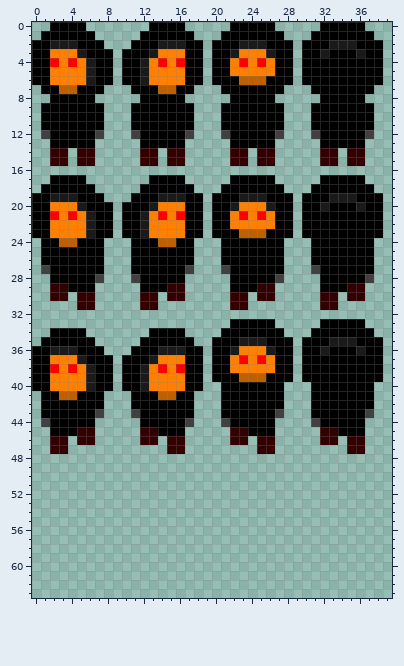
Pixel-art sprite -- core/assets/player_sheet.png. The picture above is the old version.
The file is 40x64 pixels.
And afterwards:
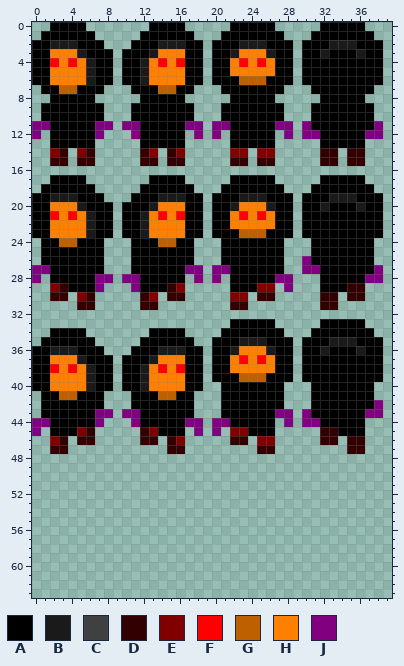
Palette (. is transparent): A #000000  B #1a1a1a  C #404040  D #320000  E #800000  F #ff0000  G #bf6000  H #ff8000  J #800080
Change:
The author changed colour D to colour E in row 14 at x 2, 5, 13, 16, 22 to 23 and 25 to 26; in row 29 at x 2, 16 and 25 to 26; in row 30 at x 5, 13 and 22 to 23; in row 45 at x 5, 13 and 22 to 23; in row 46 at x 2, 16 and 25 to 26.
Colour J now appears in row 11 at x 0, 8, 10, 18, 20, 28, 30 and 38; in row 12 at x 0, 18, 20, 28, 30 and 38; in row 26 at x 30; in row 27 at x 0, 18, 20, 30 and 38; in row 28 at x 0, 8, 10, 18, 20, 28 and 38; in row 29 at x 7, 11 and 28.
Colour J now appears in row 42 at x 38; in row 43 at x 8, 10, 28, 30 and 38; in row 44 at x 0, 7, 11, 18, 20, 28 and 30; in row 45 at x 0, 18 and 20.
The author changed colour A to colour J in row 11 at x 1, 7, 11, 17, 21 and 27.
The author changed colour C to colour J in row 12 at x 7, 11, 31 and 37; in row 27 at x 1, 17, 21 and 31; in row 28 at x 7, 11, 27 and 37; in row 43 at x 7, 11, 27 and 37; in row 44 at x 1, 17, 21 and 31.
The edit erases colour C in row 12 at x 1, 17, 21 and 27.
Boxes around the changes in both pictures, in picture pixels (x1, y1, x2, y2):
changed: (32, 121, 320, 157)
changed: (365, 121, 383, 139)
changed: (32, 256, 320, 301)
changed: (365, 265, 383, 283)
changed: (365, 400, 383, 418)
changed: (32, 409, 320, 445)
